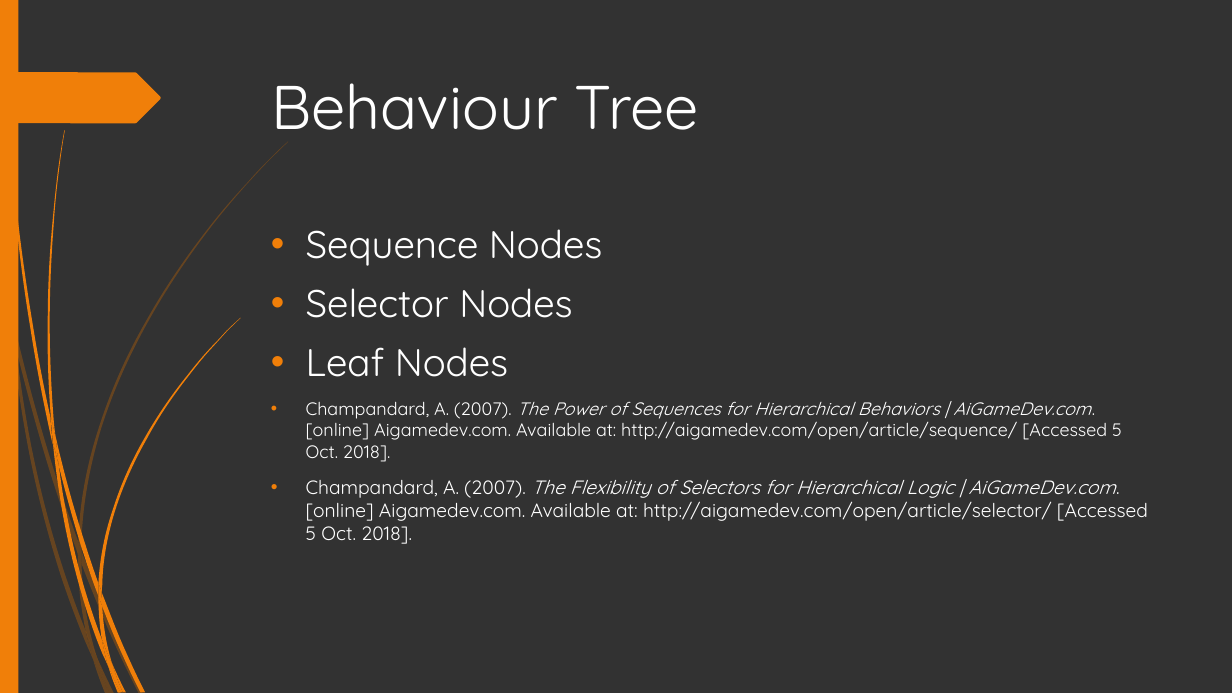
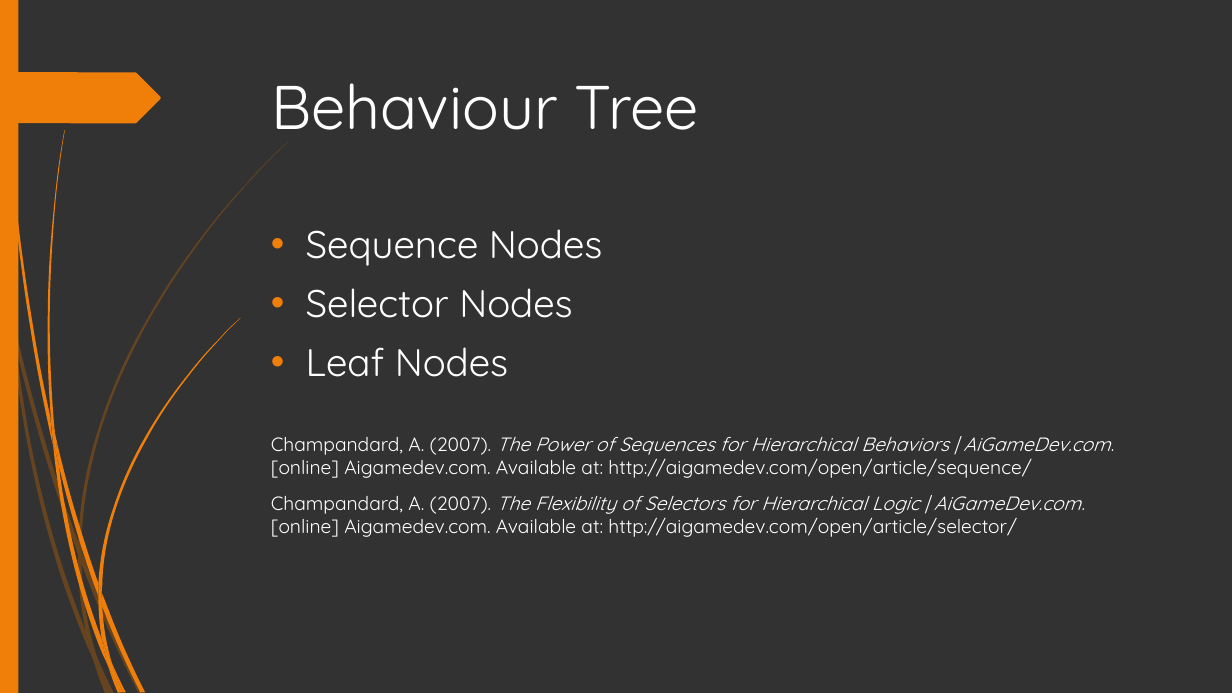
Before and after one commit to HenryWilliam95/AI_FINAL_PROJECT, a slide deck: slide 4 of Documents/Presentation-1.pptx. Drawn at 1232x693 pixels with LibreOffice and Linux fonts; fonts in the diff are those of the drawing. Boxes give left, top, right and bottom in pixels: in the first picture for what was removed or moved away, otherwise in the second. Text is boxed around its words. In the diff, an @@ line names an element or a change of style, - is before the commit and + after.

```diff
--- a/Documents/Presentation-1.pptx
+++ b/Documents/Presentation-1.pptx
@@ text at (271,437,1110,537): text changed @@
-• Champandard, A. (2007). The Power of Sequences for Hierarchical Behaviors | AiGameDev.com. [online] Aigamedev.com. Available at: http://aigamedev.com/open/article/sequence/ [Accessed 5 Oct. 2018].
-• Champandard, A. (2007). The Flexibility of Selectors for Hierarchical Logic | AiGameDev.com. [online] Aigamedev.com. Available at: http://aigamedev.com/open/article/selector/ [Accessed 5 Oct. 2018].
+Champandard, A. (2007). The Power of Sequences for Hierarchical Behaviors | AiGameDev.com. [online] Aigamedev.com. Available at: http://aigamedev.com/open/article/sequence/
+Champandard, A. (2007). The Flexibility of Selectors for Hierarchical Logic | AiGameDev.com. [online] Aigamedev.com. Available at: http://aigamedev.com/open/article/selector/
```
Also in this commit, not shown: 2 other slides changed, 5 slides added.
